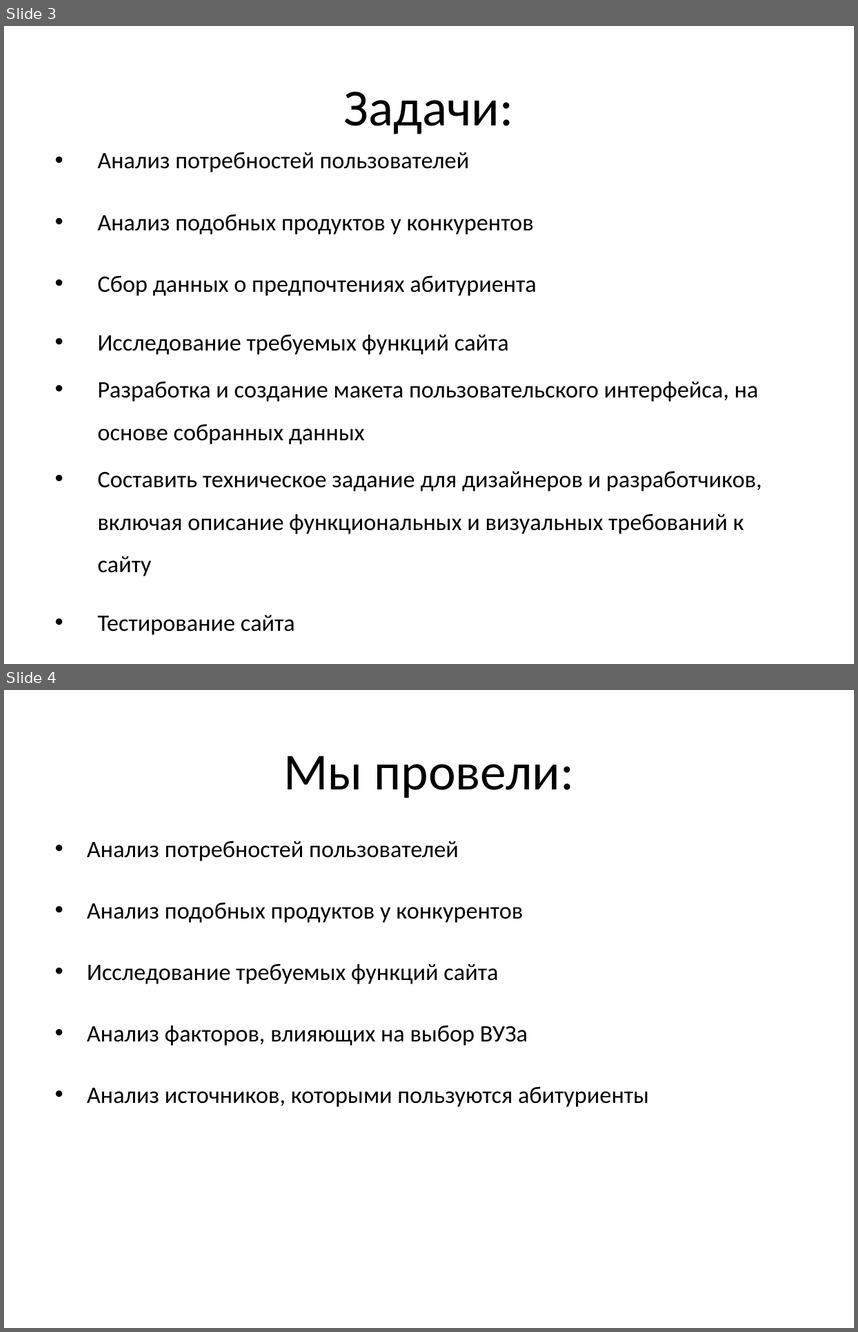
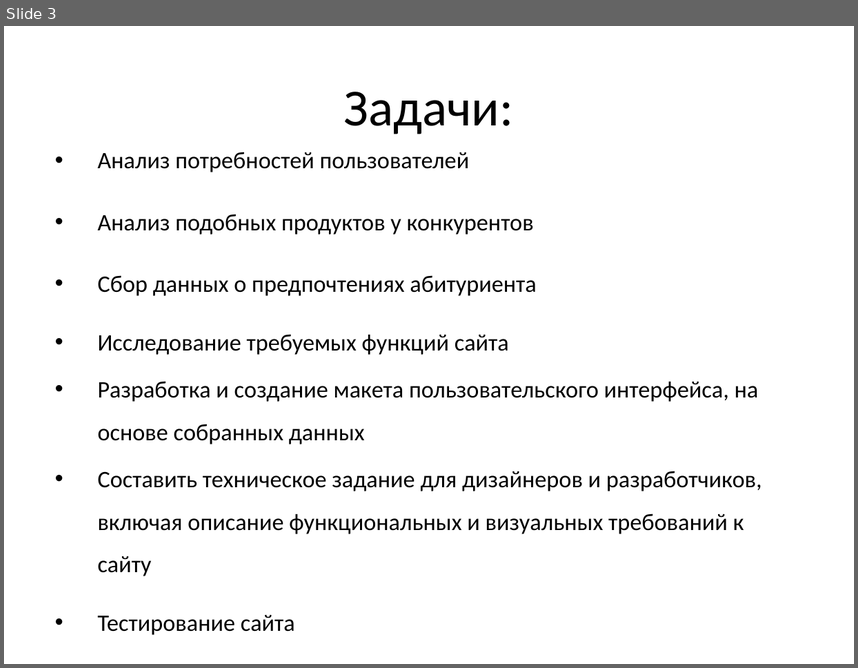
Before and after one commit to tiunov2008/web-navigator, a slide deck: project.pptx. Shown one above the other, each under a label of ours: slides 3 and 4 before the commit, slide 3 after it. The pictures are 858x1332 and 858x668 pixels, drawn with LibreOffice and Linux fonts; fonts in the diff are those of the drawing. Boxes give left, top, right and bottom in pixels: in the first picture for what was removed or moved away, otherwise in the second. Text is boxed around its words. In the diff, an @@ line names an element or a change of style, - is before the commit and + after.

Commit message:
update pptx

```diff
--- a/project.pptx
+++ b/project.pptx
@@ slide 4 removed at [4,690,854,1328], background #FFFFFF @@
@@ title removed at [283,756,575,798] @@
-Мы провели:
@@ text removed at [87,840,649,1107] @@
-• Анализ потребностей пользователей
-• Анализ подобных продуктов у конкурентов
-• Исследование требуемых функций сайта
-• Анализ факторов, влияющих на выбор ВУЗа
-• Анализ источников, которыми пользуются абитуриенты
```
Also in this commit, not shown: 1 slide changed, 1 slide added, 1 other slide removed, 1 other file.
